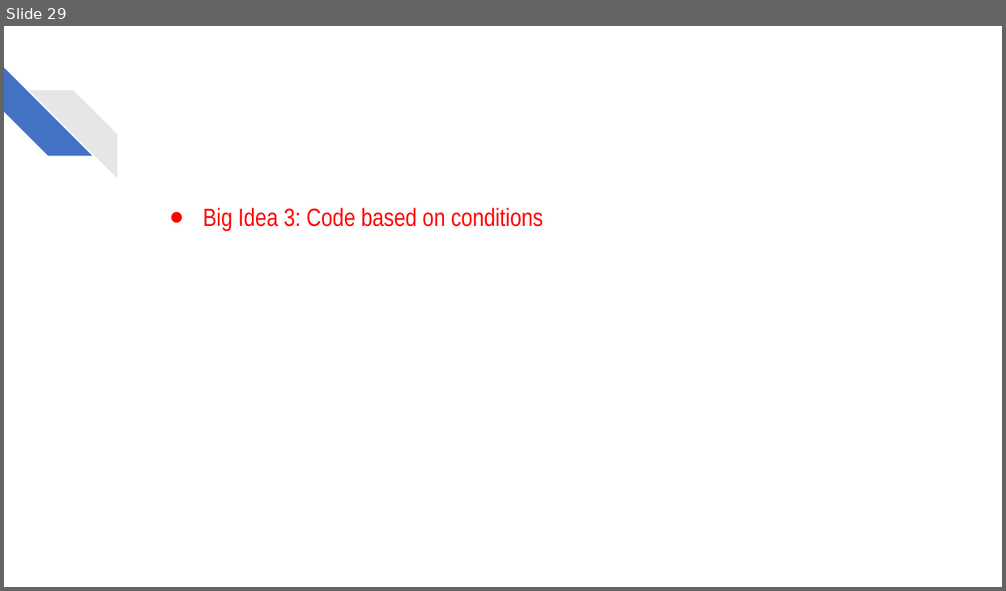
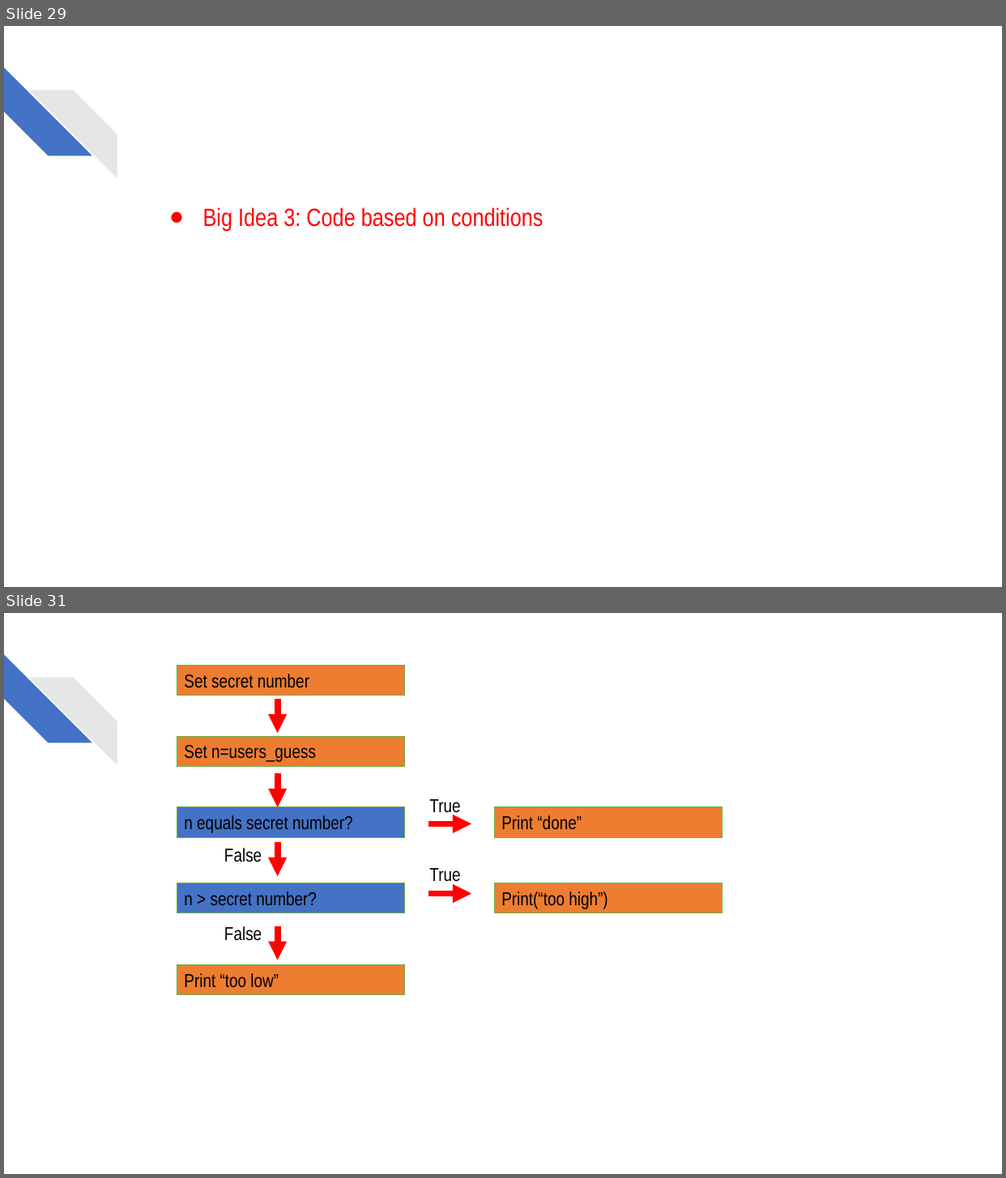
Before and after one commit to chicheng86/Python_Summer_Camp, a slide deck: Python summer camp-section2.pptx. Shown one above the other, each under a label of ours: slide 29 before the commit, slides 29 and 31 after it; the slides between them are not shown. The pictures are 1006x591 and 1006x1178 pixels, drawn with LibreOffice and Linux fonts; fonts in the diff are those of the drawing. Boxes give left, top, right and bottom in pixels: in the first picture for what was removed or moved away, otherwise in the second. Text is boxed around its words. In the diff, an @@ line names an element or a change of style, - is before the commit and + after.

```diff
--- a/Python summer camp-section2.pptx
+++ b/Python summer camp-section2.pptx
@@ slide 31 added at bbox=[4, 613, 1002, 1174], background #FFFFFF; not listed: 2 template elements that a slide beside it also shows @@
@@ rectangle added at bbox=[177, 666, 405, 696], fill #ED7D31, outline #70AD47 0.75 pt, 18 pt, text #000000 @@
+Set secret number
@@ arrow added from (277, 699) to (277, 733), #FF0000 6 pt @@
@@ rectangle added at bbox=[177, 736, 405, 766], fill #ED7D31, outline #70AD47 0.75 pt, 18 pt, text #000000 @@
+Set n=users_guess
@@ arrow added from (277, 774) to (277, 807), #FF0000 6 pt @@
@@ text added at bbox=[429, 799, 460, 816], 18 pt, text #000000 @@
+True
@@ rectangle added at bbox=[177, 807, 405, 837], fill #4472C4, outline #70AD47 0.75 pt, 18 pt, text #000000 @@
+n equals secret number?
@@ arrow added from (428, 824) to (472, 824), #FF0000 6 pt @@
@@ rectangle added at bbox=[494, 807, 722, 837], fill #ED7D31, outline #70AD47 0.75 pt, 18 pt, text #000000 @@
+Print “done”
@@ text added at bbox=[224, 848, 262, 862], 18 pt, text #000000 @@
+False
@@ arrow added from (277, 843) to (277, 876), #FF0000 6 pt @@
@@ text added at bbox=[429, 868, 460, 886], 18 pt, text #000000 @@
+True
@@ rectangle added at bbox=[177, 884, 405, 914], fill #4472C4, outline #70AD47 0.75 pt, 18 pt, text #000000 @@
+n > secret number?
@@ arrow added from (428, 894) to (472, 894), #FF0000 6 pt @@
@@ rectangle added at bbox=[494, 884, 722, 914], fill #ED7D31, outline #70AD47 0.75 pt, 18 pt, text #000000 @@
+Print(“too high”)
@@ text added at bbox=[224, 926, 262, 941], 18 pt, text #000000 @@
+False
@@ arrow added from (277, 926) to (277, 960), #FF0000 6 pt @@
@@ rectangle added at bbox=[177, 965, 405, 995], fill #ED7D31, outline #70AD47 0.75 pt, 18 pt, text #000000 @@
+Print “too low”
```
Also in this commit, not shown: 2 slides changed, 1 other slide added, 1 slide removed.
